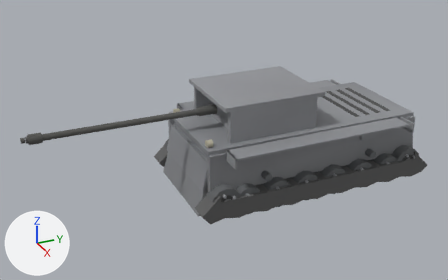
One commit to the glTF model client/assets/models/ferdinand.glb: the scene before it, then after it.
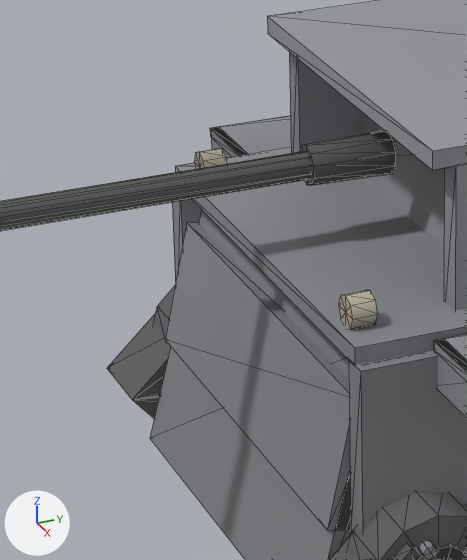
The first picture shows the older version from a camera (50 mm lens) standing at (15.24, -9.11, 9.14) and looking at (0.15, -2.32, 1.59). The close-ups show the older and then the newer version on the part from 29% to 52% of the width and 27% to 71% of the height of that picture. Only the edits that show in the close-ups are written down. Lighting does not change. The marker at lower left points along +X, +Y and +Z. The close-ups show mesh edges as thin lines. Where no turn or scale is listed for an object, it has been applied to the vertices. Vertices at exactly the same position are counted once.

Names of what the first close-up shows: 'barrel', 'glacis', 'hullSide', 'hullTop', 'lowerPlate', 'mantlet', 'tracks', 'turretRoof', 'turretSide', 'wheel14' and 1 more.
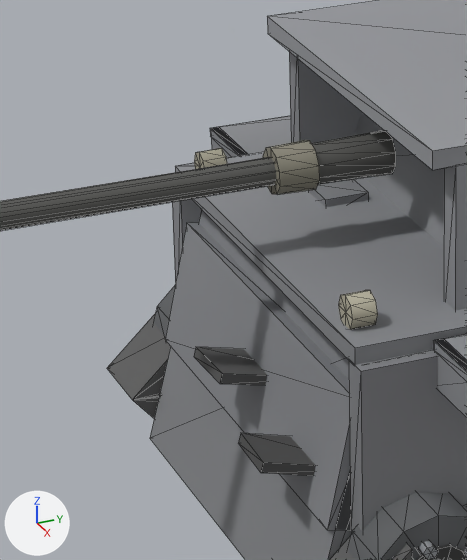
Changed parts and their boxes [x1, y1, x2, y2] in the close-ups (467 x 560 px):
'glacis', reshaped
    before: [150, 209, 352, 560]
    after: [150, 179, 368, 560]
part 1 of me_mesh_18, added
    after: [308, 179, 368, 207]
part 2 of me_mesh_18, added
    after: [194, 347, 268, 385]
part 3 of me_mesh_18, added
    after: [238, 433, 316, 476]
part 4 of me_mesh_25, added
    after: [263, 140, 320, 194]

The change, as a list of edits to the scene's bpy script:
```text
Change me_mesh_18:
    used by ob_glacis; location = (0.0, 0.0, 0.0)
    remove me_mesh_18.from_pydata(...)  # 8 vertices, 12 faces; spans x -1.46..1.46, y -3.69..-2.99, z 0.02..1.97
    add me_mesh_18.from_pydata(...)  # 66 vertices, 108 faces; spans x -1.46..1.46, y -3.84..-2.45, z 0.02..2.08
    me_mesh_18 part 1: a new loose piece, a box spanning x -0.77..-0.47, y -2.75..-2.45, z 1.95..2.08, in mat_glacis_mat
    me_mesh_18 part 2: 16 vertices added at x -0.74..0.25, y -3.79..-2.98, z 1.08..1.69
    me_mesh_18 part 3: 8 vertices added at x 0.7..1.16, y -3.84..-3.04, z 0.88..1.16
    other edits to the shape of me_mesh_18 do not show in these pictures
Change me_mesh_25:
    used by ob_barrel; location = (0.0, -2.55, 2.545)
    remove me_mesh_25.from_pydata(...)  # 96 vertices, 160 faces; spans x -0.14..0.14, y -5.37..0.04, z -0.14..0.14
    add me_mesh_25.from_pydata(...)  # 120 vertices, 200 faces; spans x -0.15..0.15, y -5.37..0.04, z -0.16..0.16
    me_mesh_25 part 4: the loose piece of 24 vertices spanning x -0.14..0.14, y -0.51..0.04, z -0.14..0.14 is copied, and the copy is scaled about its middle by (1.15, 0.473, 1.15), then moved by (0.0, -0.38, 0.0); it spans x -0.15..0.15, y -0.75..-0.49, z -0.16..0.16
```
